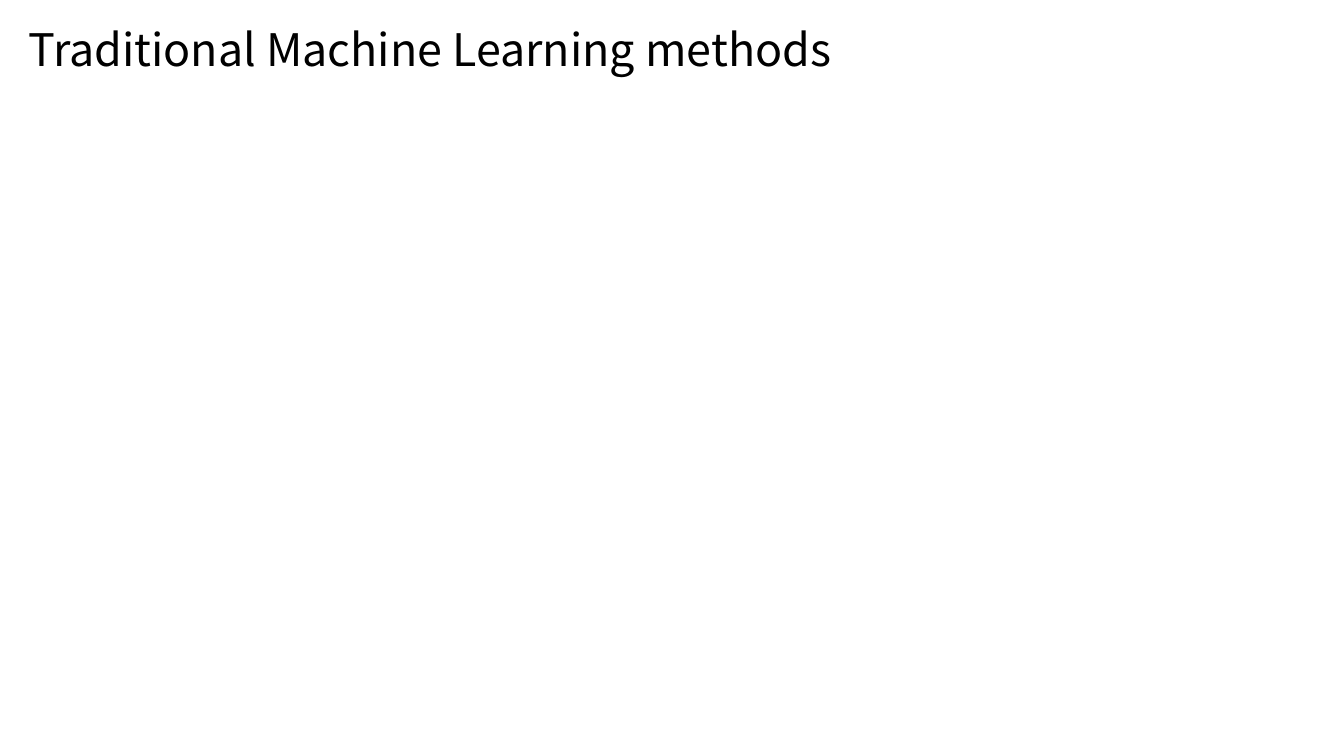
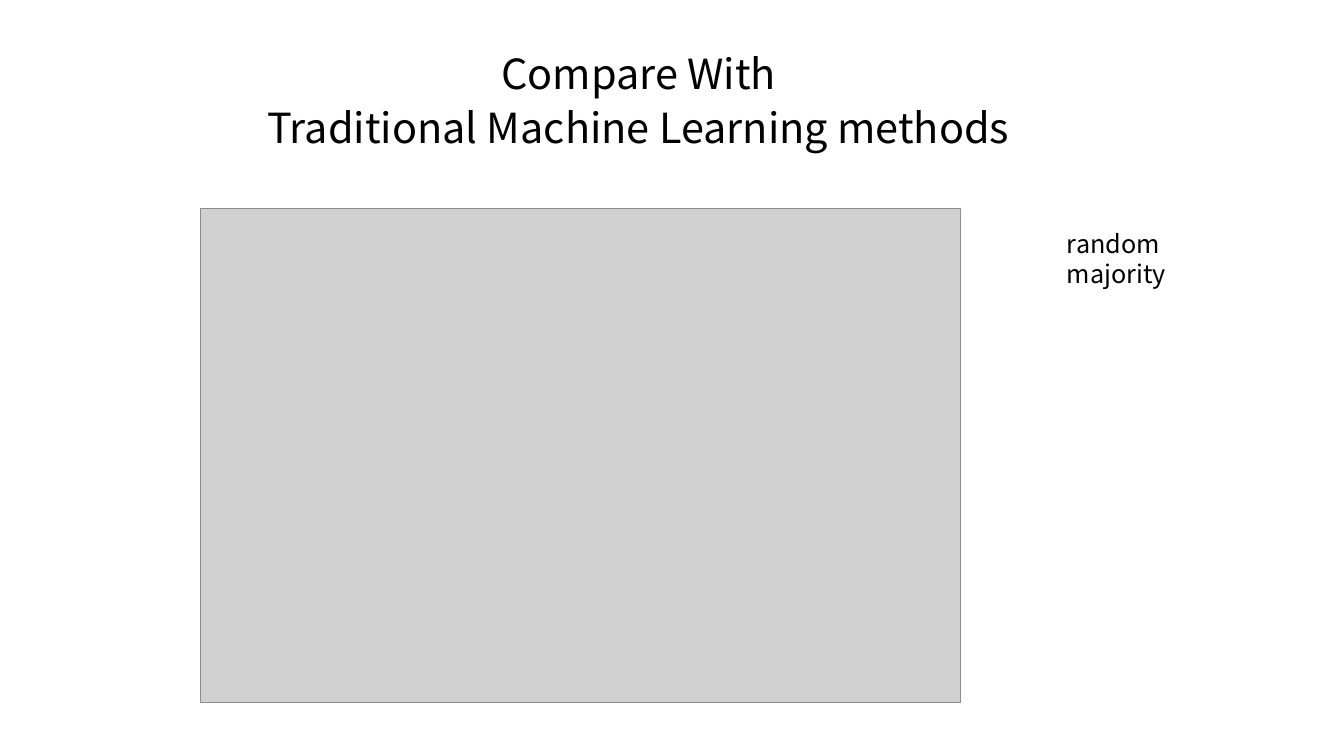
Before and after one commit to SpringFoggy23/FYP, a slide deck: slide 13 of Fake news detection.pptx (slide 5 before the commit). Drawn at 1344x756 pixels with LibreOffice and Linux fonts; fonts in the diff are those of the drawing; grey boxes stand for pictures. Boxes give left, top, right and bottom in pixels: in the first picture for what was removed or moved away, otherwise in the second. Text is boxed around its words. In the diff, an @@ line names an element or a change of style, - is before the commit and + after.

```diff
--- a/Fake news detection.pptx
+++ b/Fake news detection.pptx
@@ subtitle "Compare With": place and size @@
-subtitle "Compare With" at bbox=[29, 30, 831, 78]
+subtitle "Compare With" at bbox=[267, 56, 1009, 154]
@@ subtitle at bbox=[501, 56, 776, 99]: paragraph added @@
+Compare With
@@ subtitle at bbox=[267, 110, 1009, 154]: size 32 to 29.6 pt in "Traditional Machine Learning methods"; line spacing 0.9 to 0.8 @@
@@ picture added at bbox=[201, 209, 961, 703] @@
@@ text added at bbox=[1067, 233, 1166, 289], 18 pt, text #000000 @@
+random
+majority
```
Also in this commit, not shown: 7 other slides changed, 25 slides added, 11 slides removed, 23 other files.
